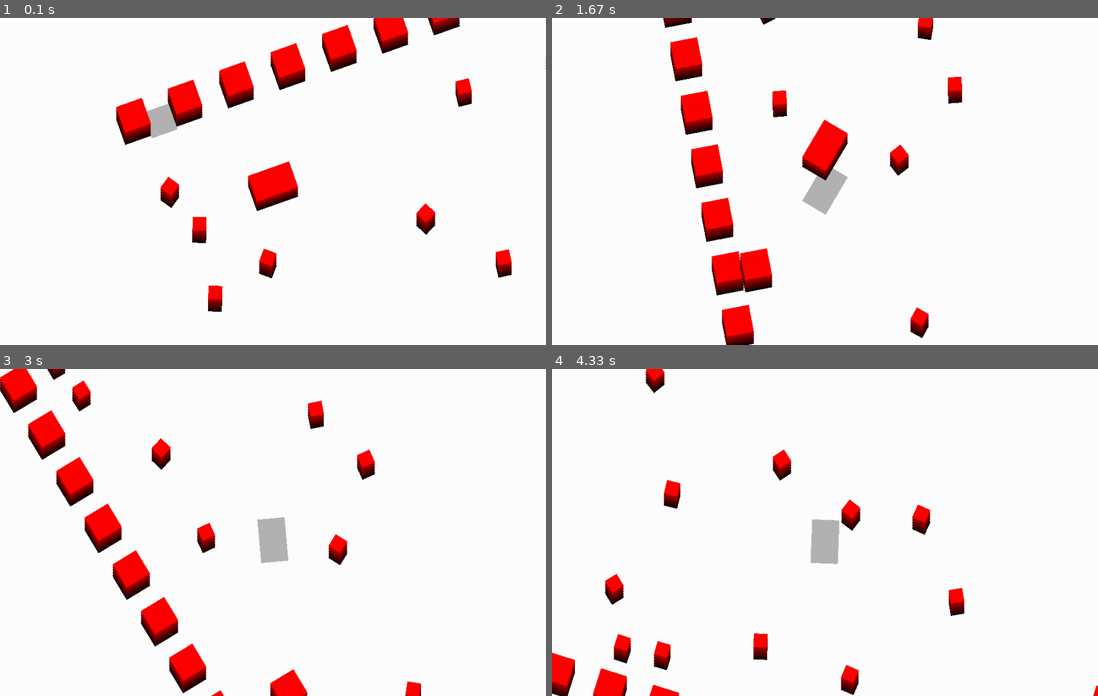
Above: before the commit, frames 1-4 (two rows, left to right).
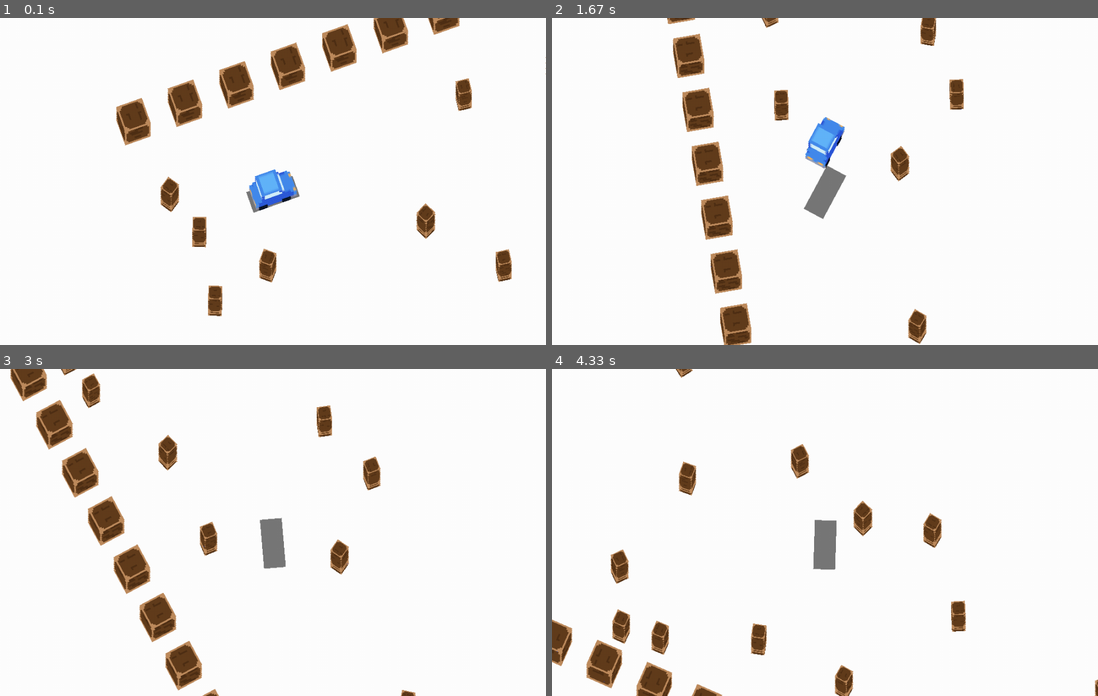
Above: after the commit, the same moments.

Repository: Xseis/Another-Pygame-Project
Game: pygame game, started from main.py
Same seed, same stepped clock (60 frames per second), same inputs: the game is played once before the commit and once after it.
Inputs:
- Up to frame 1 (0.1 s): no input
- Up to frame 2 (1.67 s): hold W 0.83-1.3 s; hold D from 1.33 s (still down); tap Space at 1.4 s
- Up to frame 3 (3 s): tap Space at 1.7, 1.9, 2.2, 2.47, 2.77, 2.9 s; release D at 1.8 s; hold A 1.83-2.37 s; hold A 2.4-2.8 s; hold W from 2.83 s (still down)
- Up to frame 4 (4.33 s): release W at 3.2 s; hold D 3.23-3.87 s; tap Space at 3.3, 3.6, 3.97, 4.27 s; hold A from 3.9 s (still down)

The runs differ from the first frame. In frame 1, 7.4% of the frame differs, in the area x 21-100%, y 0-92%; in frame 2, 8.2%; in frame 3, 9.7%, in the area x 0-78%, y 0-100%; in frame 4, 7.8%.

Commit message:
Textures work now - uses a main atlas

Diff:
--- a/main.py
+++ b/main.py
@@ -107,7 +107,6 @@
 
             if is_colliding and normal and depth:
                 overlap, direction = self.collide_z(obj)
-                print(overlap)
                 self.collision_event(obj)
                 obj.collision_event(self)
 
@@ -271,14 +270,7 @@
         # Visual
         self.stack_layers = 8
         self.cast_shadow = True
-        self.image = pygame.image.load("RedCar.png").convert_alpha()
-        self.tex = self.game.ctx.texture(
-            self.image.get_size(),
-            4,
-            pygame.image.tobytes(self.image, "RGBA", True)
-        )
-        self.tex.build_mipmaps()
-        self.tex.use(location=0)
+        self.atlas_coords = (0, 2)
 
     def Controls(self, dt):
         keys = pygame.key.get_pressed()
@@ -451,18 +443,26 @@
         # OPENGL
         self.ctx = moderngl.create_context()
         self.ctx.enable(moderngl.DEPTH_TEST | moderngl.BLEND)
+        self.ctx.blend_func = (moderngl.SRC_ALPHA, moderngl.ONE_MINUS_SRC_ALPHA)
+
         vertex_shader = '''
         #version 330
+
+        uniform vec2 screen_size;
+        uniform float layer_height;
+
         in vec2 in_pos;
         in float in_layers;
         in float in_z;
-        in vec4 in_col;
-        uniform vec2 screen_size;
-        uniform float layer_height;
+        in vec2 in_uv;
+        in vec2 in_atlas_coords;
+
         flat out int v_instance;
         flat out int v_layers;
         flat out int v_z;
-        flat out vec4 v_col;
+        out vec2 v_uv;
+        out vec2 v_atlas_coords;
+
         void main() {
             vec2 pos = in_pos;
             float z = in_z;
@@ -475,19 +475,20 @@
             v_instance = int(gl_InstanceID);
             v_layers = int(in_layers);
             v_z = int(z);
-            v_col = in_col;
+            v_uv = in_uv;
+            v_atlas_coords = in_atlas_coords;
         }
         '''
 
         fragment_shader = '''
         #version 330
 
-        uniform float side_shade;
+        uniform sampler2D tex;
 
         flat in int v_instance;
         flat in int v_layers;
-        flat in vec4 v_col;
         in vec2 v_uv;
+        in vec2 v_atlas_coords;
 
         out vec4 frag_color;
 
@@ -495,25 +496,43 @@
             if (v_instance >= v_layers) {
                 discard; // this object doesn't have this many v_layers
             }
-            vec3 col = v_col.rgb;
-            float alpha = v_col.a;
-            bool is_top = (v_instance == 0);
-            vec3 final_color = is_top ? col : col*0.7-(col * side_shade * v_instance/v_layers);
-            frag_color = vec4(final_color, alpha);
+
+            float frame_w = 1.0 / 8;
+            float frame_h = 1.0 / 4;
+
+            vec2 uv = v_uv;
+            vec2 atlas = v_atlas_coords;
+
+            uv.x = atlas.x*frame_w + uv.x*frame_w + 1 - v_instance*frame_w -frame_w;
+            uv.y = -atlas.y*frame_h + uv.y*frame_h - 1*frame_h;
+
+            vec4 tex_color = texture(tex, uv);
+            if (tex_color.a == 0.0) {
+                discard;
+            }
+            frag_color = tex_color;
         }
         '''
 
         self.MAX_STACK_LAYERS = 40
-        self.LAYER_WORLD_HEIGHT = 5.0  # how "tall" each layer is in world units, tune to taste
+        self.LAYER_WORLD_HEIGHT = 6.7 # how "tall" each layer is in world units, tune to taste
 
         prog = self.ctx.program(vertex_shader=vertex_shader, fragment_shader=fragment_shader)
         prog['screen_size'].value = (self.WIDTH, self.HEIGHT)
-        prog['side_shade'].value = 0.7  # tweak to taste; lower = darker/more dramatic
+        self.texture_atlas = pygame.image.load("atlas.png").convert_alpha()
+        self.tex = self.ctx.texture(
+            self.texture_atlas.get_size(),
+            4,
+            pygame.image.tobytes(self.texture_atlas, "RGBA", True)
+        )
+        self.tex.filter = (moderngl.NEAREST, moderngl.NEAREST)
+        self.tex_location = 0
+        self.tex.use(location=self.tex_location)
         self.prog = prog  # keep a reference so you can update the uniform per-frame
 
         self.max_objects = 2000
         verts_per_obj = 4
-        self.vbo = self.ctx.buffer(reserve=self.max_objects * verts_per_obj * 2 * 4 * 4)
+        self.vbo = self.ctx.buffer(reserve=self.max_objects * verts_per_obj * 40)
 
         indices = []
         for i in range(self.max_objects):
@@ -522,25 +541,24 @@
         indices = np.array(indices, dtype='i4')
         self.ibo = self.ctx.buffer(indices.tobytes())
 
-        self.vao = self.ctx.vertex_array(self.prog, [(self.vbo, '2f 1f 1f 4f', 'in_pos', 'in_layers', 'in_z', 'in_col')], index_buffer=self.ibo)
-
-        self.cat = CatClass(x=400.0, y=400.0, angle=0.0, mass=10.0, inertia=1.0, grid=self.grid, game=self, width=100, length=160)
-        self.wall = PhysicsObjectClass(0, 0, 0, 0, 0, grid=self.grid, game=self, width=100, length=100)
-        self.wall.is_static = True
+        self.vao = self.ctx.vertex_array(self.prog, [(self.vbo, '2f 1f 1f 2f 2f', 'in_pos', 'in_layers', 'in_z', 'in_uv', 'in_atlas_coords')], index_buffer=self.ibo)
+
+        self.cat = CatClass(x=400.0, y=400.0, angle=0.0, mass=10.0, inertia=1.0, grid=self.grid, game=self, width=80, length=180)
 
         self.camera = CameraClass(0, 0, 0, self)
         self.camera.target = self.cat
 
         for i in range(1000):
             wall= PhysicsObjectClass(i*200, 0, 0, 0, 0, grid=self.grid, game=self, width=100, length=100, is_static=True)
-        wall = PhysicsObjectClass(100, 10, 0, 0, 0, grid=self.grid, game=self, width=100, length=100, is_static=True)
-        wall.z = 100
-        wall.cast_shadow = True
+
+            wall.z = i/10
+            wall.__setattr__("atlas_coords", (0,3))
+            wall.stack_layers=8
 
         import random
         for i in range(100):
-            KidClass(random.randint(0, 5000), random.randint(0, 5000), math.radians(random.randint(0, 360)), self.grid, game=self)
-
+            kid = KidClass(random.randint(0, 5000), random.randint(0, 5000), math.radians(random.randint(0, 360)), self.grid, game=self)
+            kid.__setattr__("atlas_coords", (0,3))
 
     def Run(self):
         self.running = True
@@ -575,35 +593,48 @@
             all_verts = []
             all_layers = []
             all_z = []
-            all_colors = []
+            all_uv = []
+            all_atlas = []
             for obj in self.objects:
-                if isinstance(obj, PhysicsObjectClass):
+                if isinstance(obj, PhysicsObjectClass): # Update all physics objects
                     obj.tick(dt)
                 corners = [self.camera.cam_space(dx, dy) for dx, dy in obj.get_corners()]
                 layers = getattr(obj, 'stack_layers', 1)
                 z = getattr(obj, 'z', 0)
-                for corner in corners:
+                atlas = getattr(obj, 'atlas_coords', (0,0))
+                for i, corner in enumerate(corners):
                     all_verts.append(corner)
                     all_layers.append(layers)
                     all_z.append(z)
-                    all_colors.append((1.0, 0.0, 0.0, 1.0))
+                    if i == 0:
+                        all_uv.append((0, 0))
+                    elif i == 1:
+                        all_uv.append((0, 1))
+                    elif i == 2:
+                        all_uv.append((1, 1))
+                    elif i == 3:
+                        all_uv.append((1, 0))
+                    all_atlas.append(atlas)
 
                 if obj.cast_shadow:
                     for corner in corners:
                         all_verts.append(corner)
                         all_layers.append(1)
                         all_z.append(1-layers)
-                        all_colors.append((0.0, 0.0, 0.0, 0.3))
+                        all_uv.append((0.2, 0.0))
+                        all_atlas.append((1,0))
 
             pos_arr = np.array(all_verts, dtype='f4')
             layers_arr = np.array(all_layers, dtype='f4').reshape(-1, 1)
             z_arr = np.array(all_z, dtype='f4').reshape(-1, 1)
-            color_arr = np.array(all_colors, dtype='f4')
+            uv_arr = np.array(all_uv, dtype='f4')
+            atlas_arr = np.array(all_atlas, dtype='f4')
             combined = np.column_stack([
                 pos_arr,
                 layers_arr,
                 z_arr,
-                color_arr
+                uv_arr,
+                atlas_arr
             ]).astype('f4')
             self.vbo.write(combined.tobytes())
             self.prog['layer_height'].value = self.LAYER_WORLD_HEIGHT * self.camera.zoom
Binary file removed: RedCar.png
Binary file added: atlas.png
